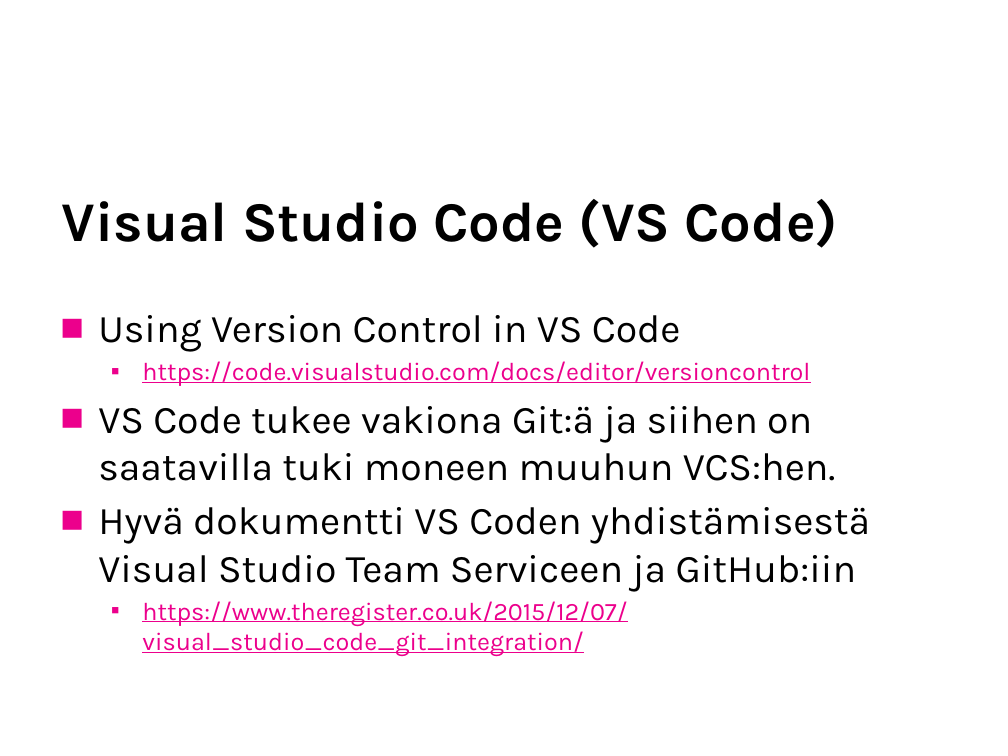
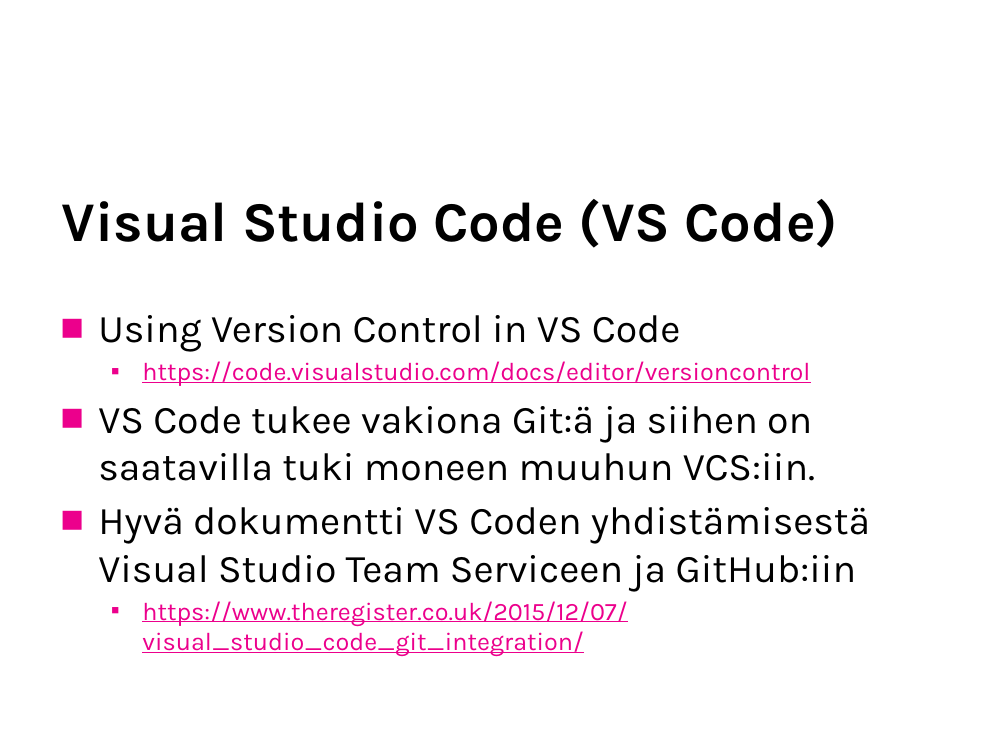
Before and after one commit to SavoniaUAS/versioncontrol, a slide deck: slide 19 of versionhallinta.pptx. Drawn at 1008x756 pixels with LibreOffice and Linux fonts; fonts in the diff are those of the drawing; background and template pictures are left out. Boxes give left, top, right and bottom in pixels: in the first picture for what was removed or moved away, otherwise in the second. Text is boxed around its words. In the diff, an @@ line names an element or a change of style, - is before the commit and + after.

Commit message:
fixed typos, added info about GitHub

```diff
--- a/versionhallinta.pptx
+++ b/versionhallinta.pptx
@@ text at box(98, 406, 815, 481): text changed @@
-■ VS Code tukee vakiona Git:ä ja siihen on saatavilla tuki moneen muuhun VCS:hen.
+■ VS Code tukee vakiona Git:ä ja siihen on saatavilla tuki moneen muuhun VCS:iin.
```
Also in this commit, not shown: 2 other slides changed.
